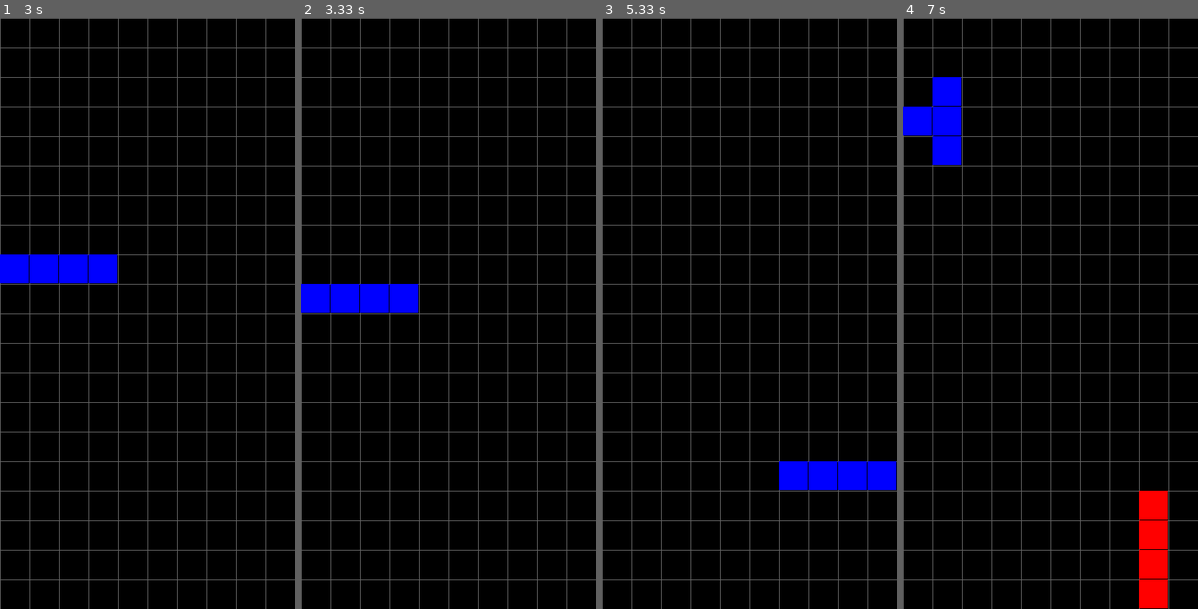
Above: before the commit, frames 1-4 (left to right).
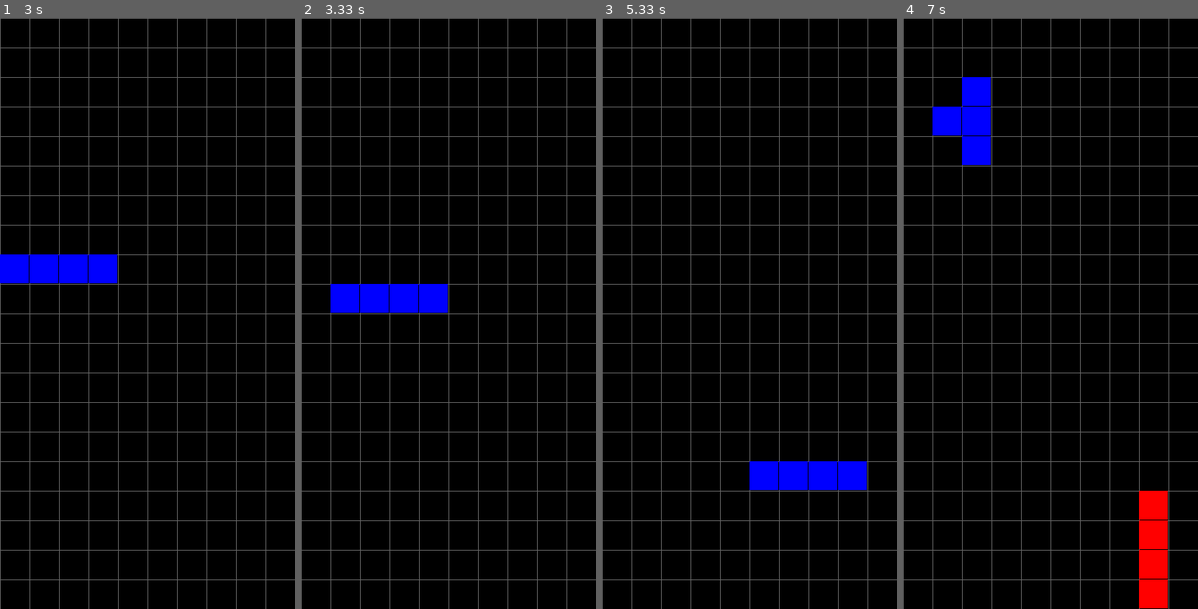
Above: after the commit, the same moments.

Repository: MrGio7/Tetris-pygame
Game: pygame game, started from main.py
Same seed, same stepped clock (60 frames per second), same inputs: the game is played once before the commit and once after it.
Inputs (mouse positions are in pixels of both pictures, inside the frame that each line leads up to):
- Up to frame 1 (3 s): click "START" at 0.38 s; hold Right 0.67-1.13 s; move the mouse to (135, 337) at 0.7 s; hold Up 1.17-1.47 s; hold Right 1.5-1.97 s; hold Left 2-2.53 s; hold Left 2.57-2.97 s
- Up to frame 2 (3.33 s): hold Up from 3 s (still down)
- Up to frame 3 (5.33 s): release Up at 3.37 s; hold Right 3.4-4.03 s; hold Left 4.07-4.53 s; hold Right 4.57-5.03 s; hold Up from 5.07 s (still down)
- Up to frame 4 (7 s): release Up at 5.37 s; hold Right 5.4-5.87 s; hold Left 5.9-6.43 s; hold Left 6.47-6.87 s; hold Up from 6.9 s (still down)

Frame 1 is identical in both runs. In frame 2, 1.0% of the frame differs, in the area x 0-50%, y 45-50%; in frame 3, 1.0%; in frame 4, 2.9%, in the area x 0-30%, y 10-25%.

Commit message:
fixed rotation bug

Diff:
--- a/blocks.py
+++ b/blocks.py
@@ -71,7 +71,21 @@
 
         if key[K_UP]:
             self.response += 1
-            if self.response > 5:
+            count = 0
+            for cor in self.block:
+                if cor[0] == 0:
+                    count += 1
+                elif cor[0] == (self.width - self.size):
+                    count -= 1
+            if self.response > 5 and count > 0:
+                self.posx += self.size
+                self.rotation += 1
+                self.block_rotation()
+            elif self.response > 5 and count < 0:
+                self.posx -= self.size
+                self.rotation += 1
+                self.block_rotation()
+            elif self.response > 5 and count == 0:
                 self.rotation += 1
                 self.block_rotation()
 
